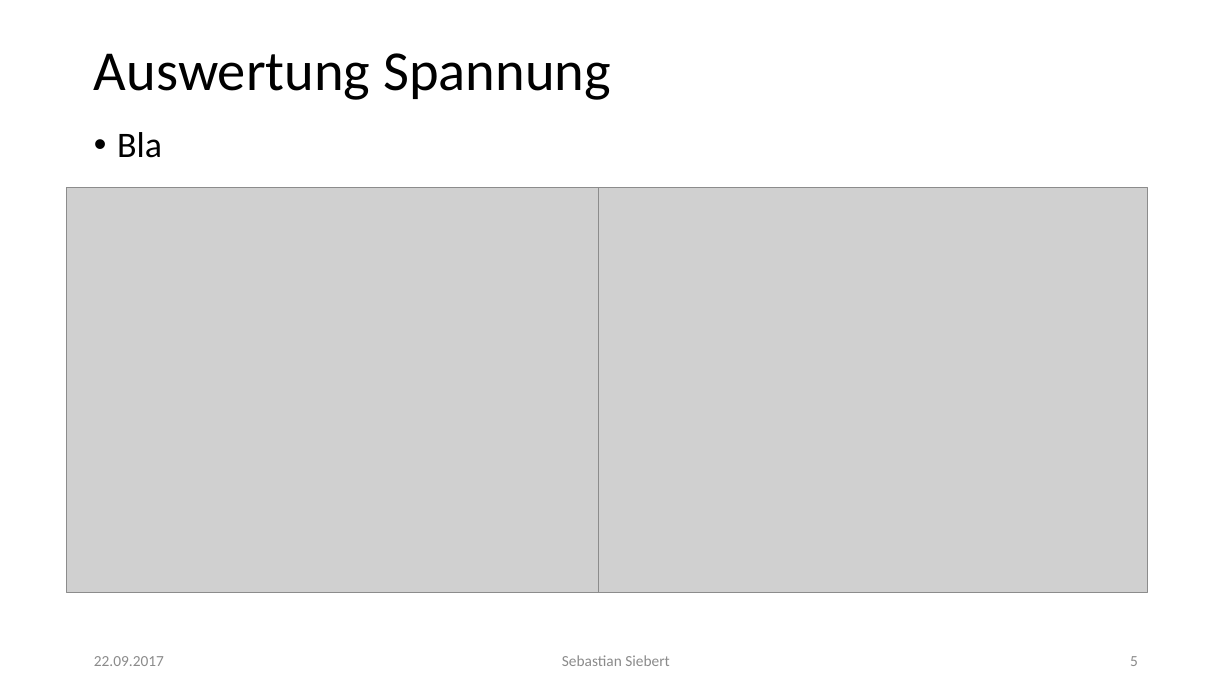
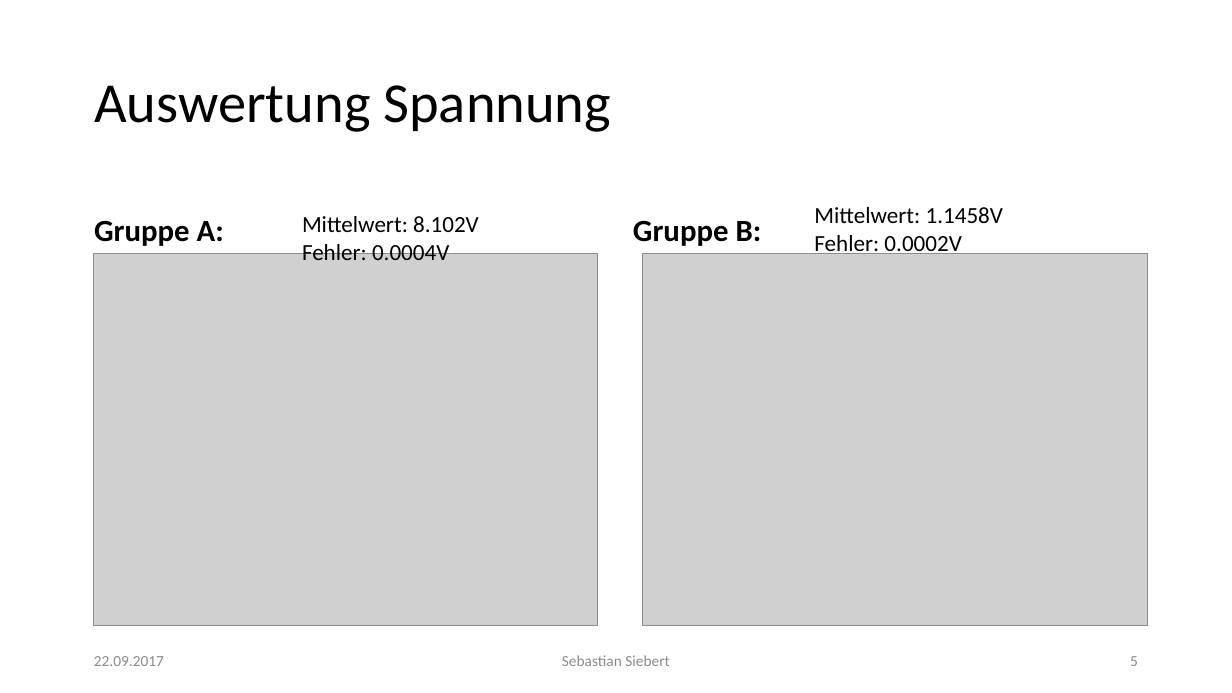
Before and after one commit to thewhitecat/grundpraktikum1, a slide deck: slide 5 of grundpraktikum2/Atomphysik/Atomphysik.pptx. Drawn at 1232x693 pixels with LibreOffice and Linux fonts; fonts in the diff are those of the drawing; grey boxes stand for pictures. Boxes give left, top, right and bottom in pixels: in the first picture for what was removed or moved away, otherwise in the second. Text is boxed around its words. In the diff, an @@ line names an element or a change of style, - is before the commit and + after.

```diff
--- a/grundpraktikum2/Atomphysik/Atomphysik.pptx
+++ b/grundpraktikum2/Atomphysik/Atomphysik.pptx
@@ title "Auswertung Spannung": place and size @@
-title "Auswertung Spannung" at [94,53,611,100]
+title "Auswertung Spannung" at [94,85,611,132]
@@ text removed at [117,132,162,158] @@
-• Bla
@@ text added at [814,207,1003,258], 18 pt, text #000000 @@
+Mittelwert: 1.1458V
+Fehler: 0.0002V
@@ text added at [94,220,224,246], 24 pt, text #000000, bold @@
+Gruppe A:
@@ text added at [302,216,479,260], 18 pt, text #000000 @@
+Mittelwert: 8.102V
+Fehler: 0.0004V
@@ text added at [633,220,762,246], 24 pt, text #000000, bold @@
+Gruppe B:
@@ picture: place and size @@
-picture at [67,188,616,592]
+picture at [93,253,598,626]
@@ picture: place and size @@
-picture at [598,188,1147,592]
+picture at [642,253,1147,626]
```
Also in this commit, not shown: 1 other slide changed.
